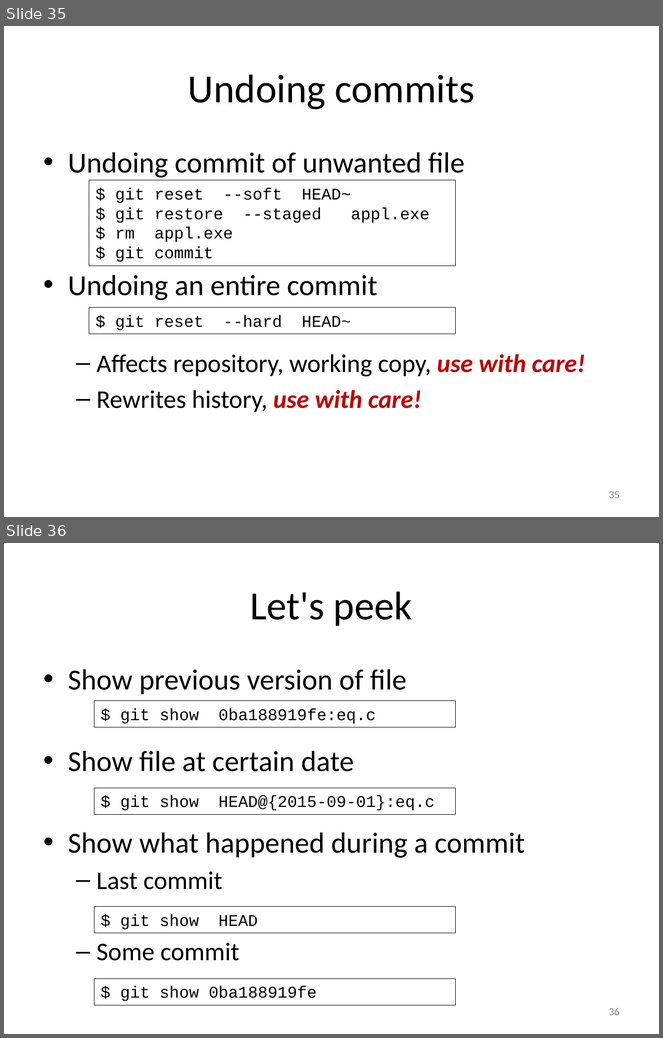
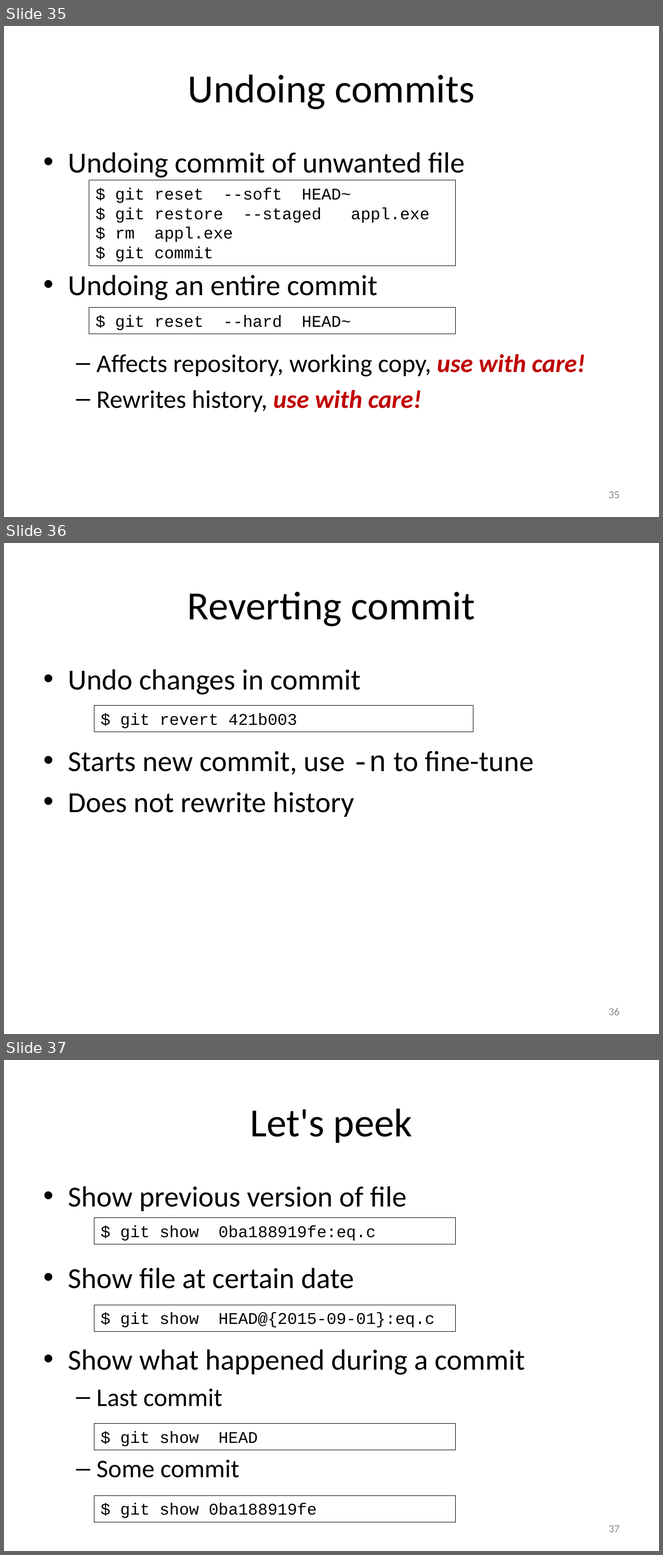
Before and after one commit to gjbex/Version-control-with-git, a slide deck: version_control_git.pptx. Shown one above the other, each under a label of ours: slides 35 and 36 before the commit, slides 35, 36 and 37 after it. The pictures are 663x1038 and 663x1555 pixels, drawn with LibreOffice and Linux fonts; fonts in the diff are those of the drawing. Boxes give left, top, right and bottom in pixels: in the first picture for what was removed or moved away, otherwise in the second. Text is boxed around its words. In the diff, an @@ line names an element or a change of style, - is before the commit and + after.

Commit message:
Add slide on revert

```diff
--- a/version_control_git.pptx
+++ b/version_control_git.pptx
@@ slide 36 added at [4,543,659,1034], background #FFFFFF @@
@@ title added at [188,591,476,627], 44 pt, text #000000 @@
+Reverting commit
@@ text added at [68,669,533,817], 32 pt, text #000000 @@
+• Undo changes in commit
+• Starts new commit, use -n to fine-tune
+• Does not rewrite history
@@ rectangle added at [94,705,474,732], outline #000000 0.75 pt, 18 pt, text #000000 @@
+$ git revert 421b003
@@ page number added at [609,1008,620,1016], 12 pt, text #8C8C8C @@
+36
@@ what was slide 36 is now slide 37 @@
@@ page number at [609,1525,620,1533]: text changed @@
-36
+37
```
